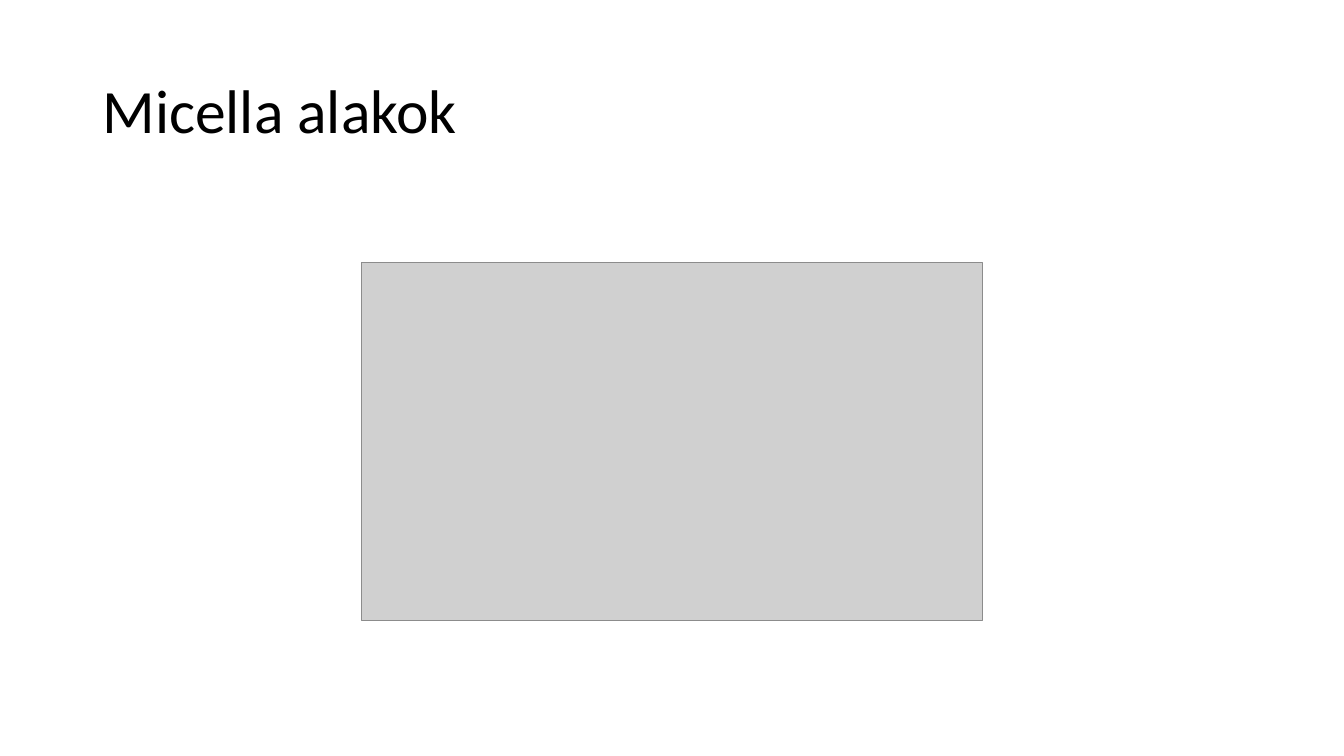
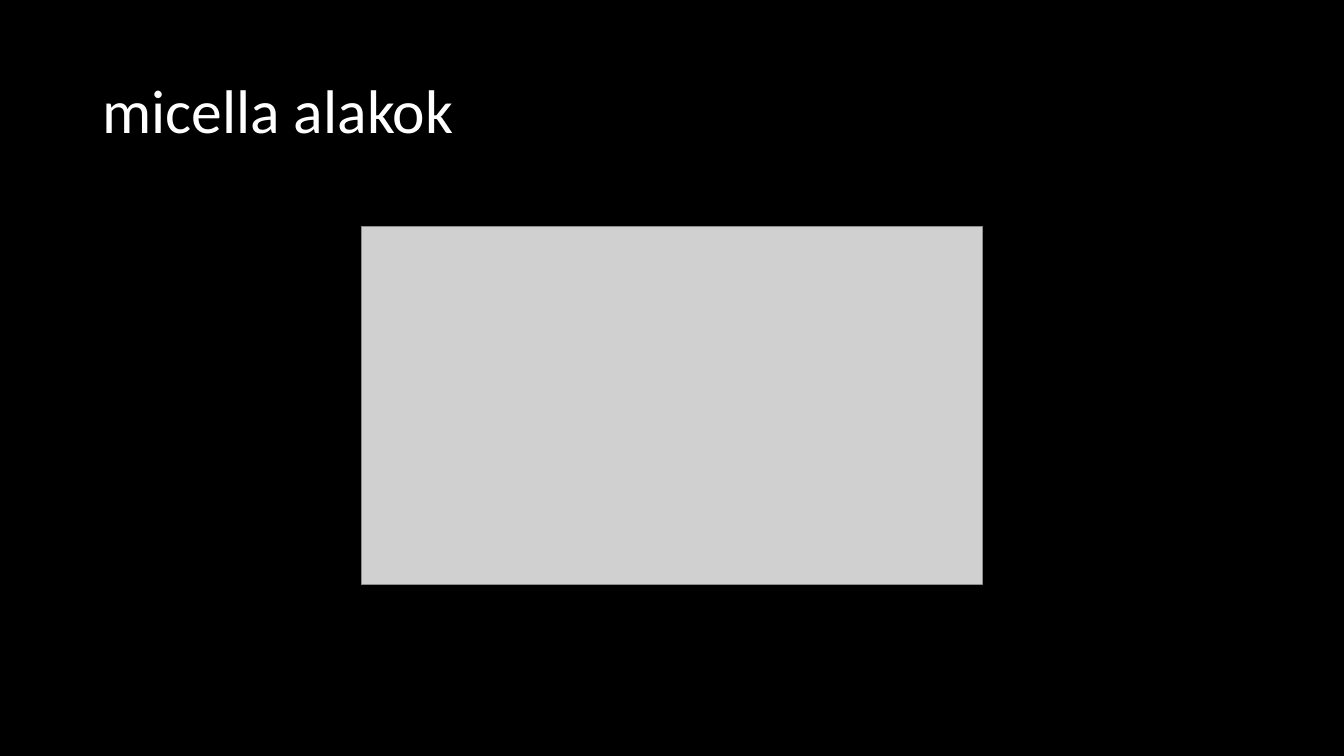
Before and after one commit to LilianaBohus/chemistry-presenations, a slide deck: slide 14 of adjuvants.pptx. Drawn at 1344x756 pixels with LibreOffice and Linux fonts; fonts in the diff are those of the drawing; grey boxes stand for pictures; background and template pictures are left out. Boxes give left, top, right and bottom in pixels: in the first picture for what was removed or moved away, otherwise in the second. Text is boxed around its words. In the diff, an @@ line names an element or a change of style, - is before the commit and + after.

```diff
--- a/adjuvants.pptx
+++ b/adjuvants.pptx
@@ background #FFFFFF to picture (left out) @@
@@ text at (102, 90, 453, 134): text changed; text colour #000000 to #FFFFFF @@
-Micella alakok
+micella alakok
@@ picture: place and size @@
-picture at (362, 262, 983, 620)
+picture at (362, 227, 983, 585)
```
Also in this commit, not shown: 6 other slides changed, 3 slides removed.
